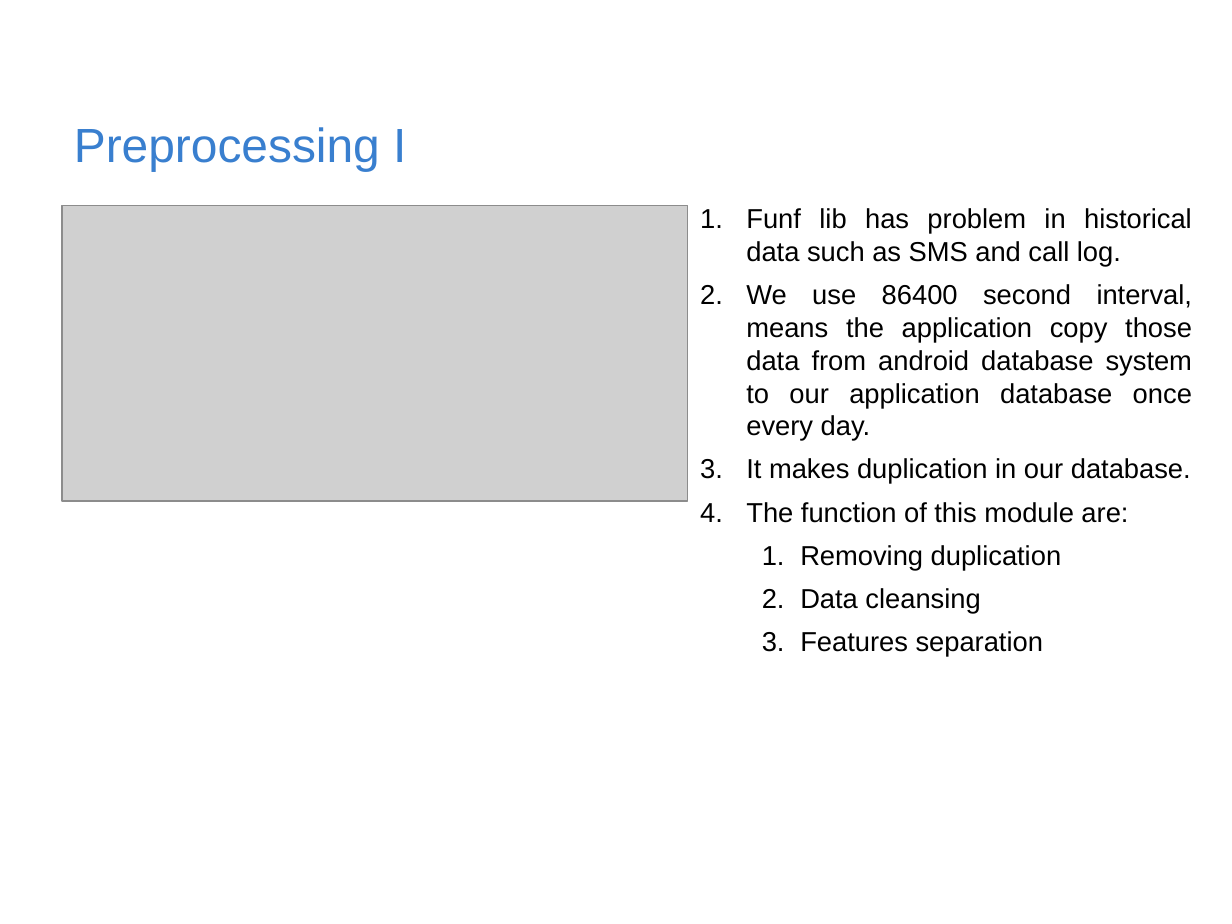
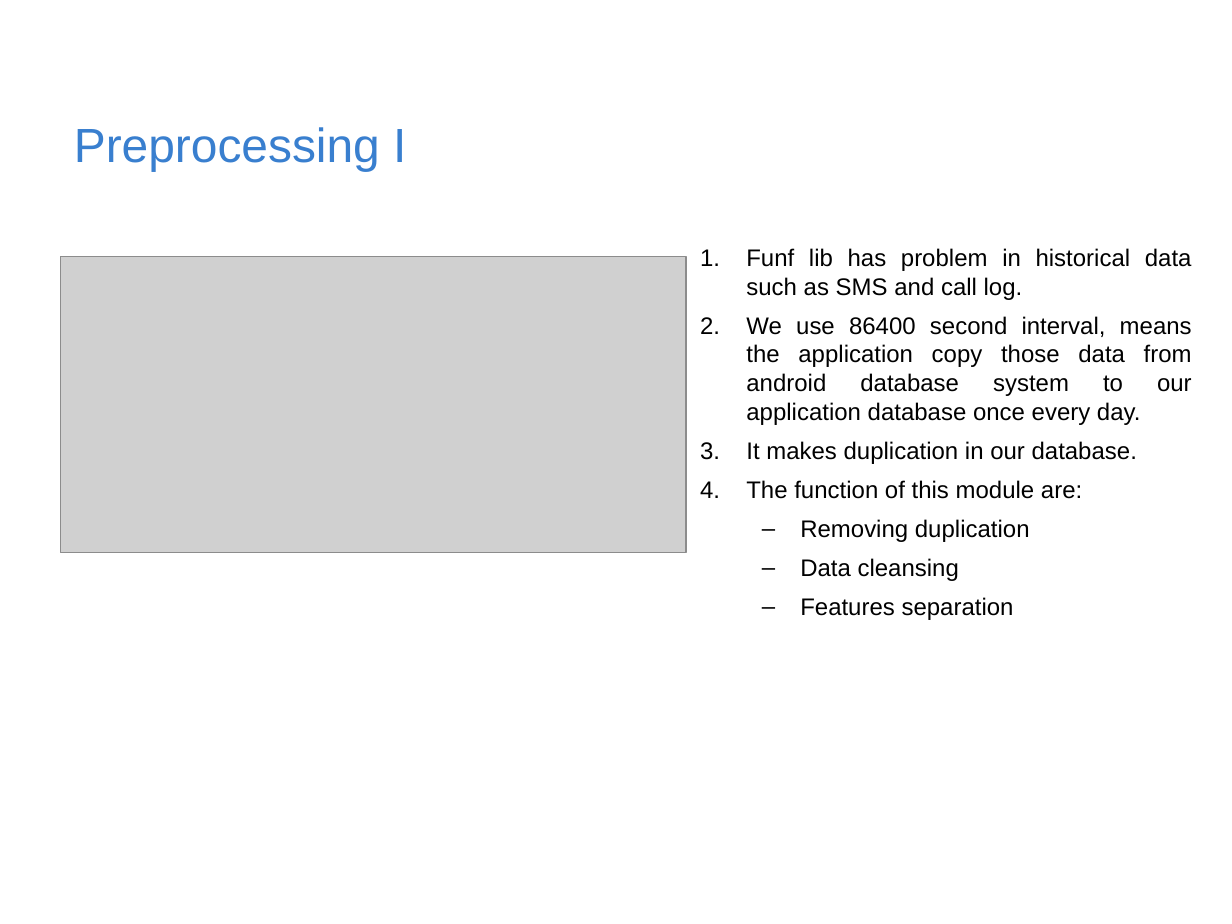
Before and after one commit to rischanlab/MyThesis, a slide deck: slide 11 of Thesis-presentation.pptx (slide 12 before the commit). Drawn at 1232x924 pixels with LibreOffice and Linux fonts; fonts in the diff are those of the drawing; grey boxes stand for pictures; background and template pictures are left out. Boxes give left, top, right and bottom in pixels: in the first picture for what was removed or moved away, otherwise in the second. Text is boxed around its words. In the diff, an @@ line names an element or a change of style, - is before the commit and + after.

```diff
--- a/Thesis-presentation.pptx
+++ b/Thesis-presentation.pptx
@@ text "Funf lib has problem in ...": place and size @@
-text "Funf lib has problem in ..." at (746, 208, 1193, 657)
+text "Funf lib has problem in ..." at (746, 248, 1192, 620)
@@ text "Funf lib has problem in ..." at (746, 248, 1192, 620): size 16 to 14 pt; bullet 1. to – @@
@@ picture: place and size @@
-picture at (62, 206, 687, 501)
+picture at (60, 256, 686, 552)
```
Also in this commit, not shown: 5 other slides changed, 1 slide removed, 1 other file.
